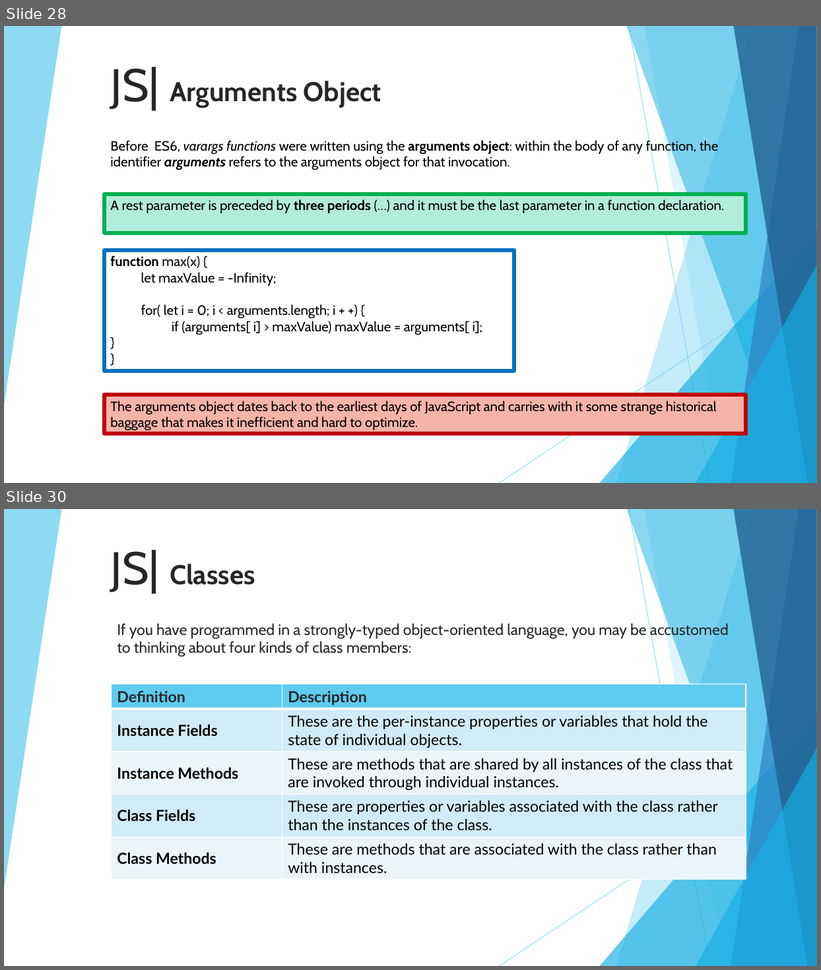
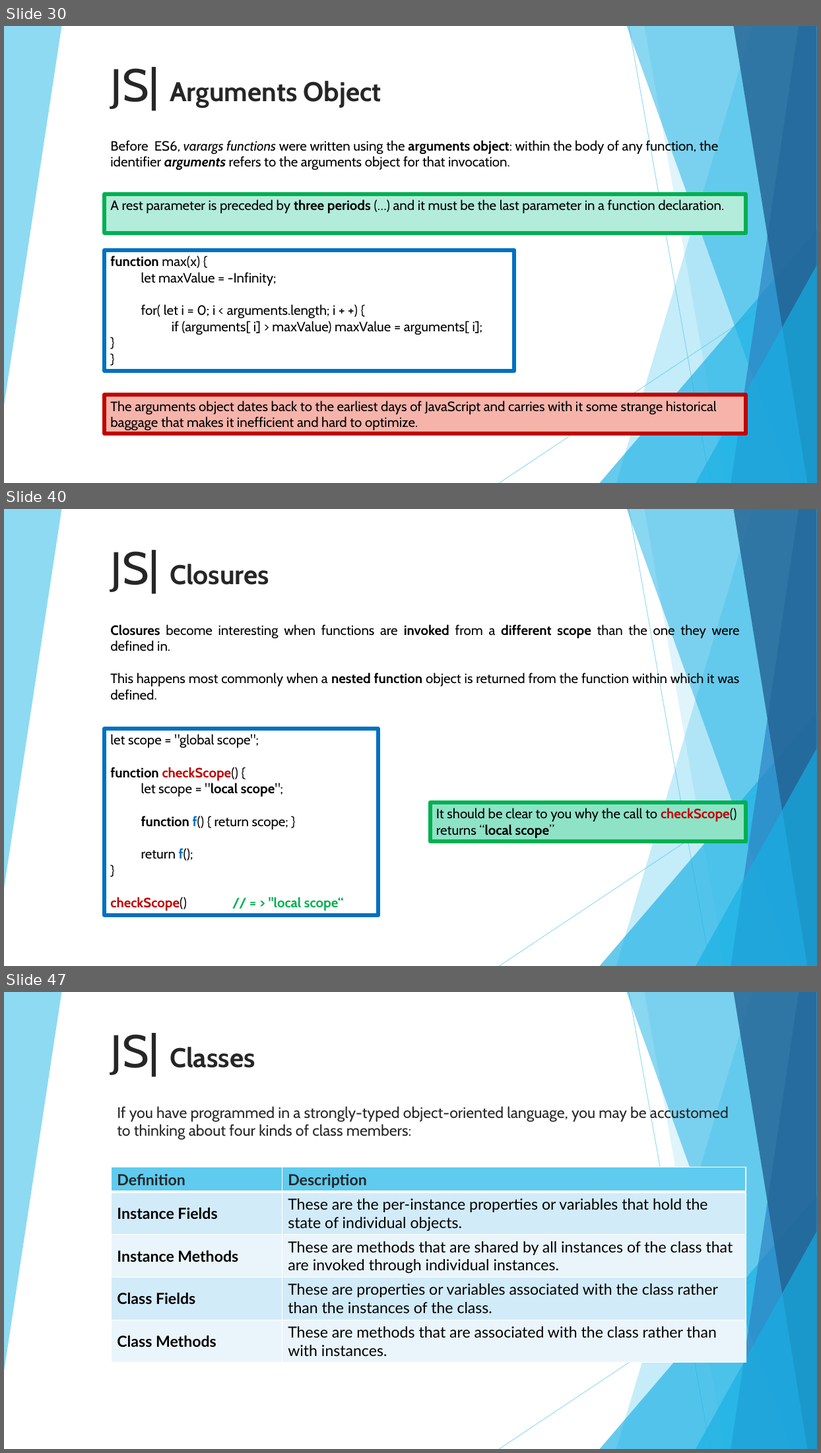
Before and after one commit to 01Primo/slides, a slide deck: 08_Javascript_Classes.pptx. Shown one above the other, each under a label of ours: slides 28 and 30 before the commit, slides 30, 40 and 47 after it; the slides between them are not shown. The pictures are 821x970 and 821x1453 pixels, drawn with LibreOffice and Linux fonts; fonts in the diff are those of the drawing. Boxes give left, top, right and bottom in pixels: in the first picture for what was removed or moved away, otherwise in the second. Text is boxed around its words. In the diff, an @@ line names an element or a change of style, - is before the commit and + after.

Commit message:
Finaly closures done!

```diff
--- a/08_Javascript_Classes.pptx
+++ b/08_Javascript_Classes.pptx
@@ slide 40 added at box(4, 509, 817, 966), background #FFFFFF; not listed: 10 template elements that a slide beside it also shows @@
@@ title added at box(111, 550, 269, 594), 32 pt, text #262626, bold @@
+JS| Closures
@@ text added at box(110, 623, 740, 700), 16 pt, text #000000 @@
+Closures become interesting when functions are invoked from a different scope than the one they were defined in.
+This happens most commonly when a nested function object is returned from the function within which it was defined.
@@ rectangle added at box(104, 729, 378, 916), outline #0070C0 4.5 pt, 16 pt, text #000000 @@
+let scope = "global scope";
+function checkScope() {
+let scope = "local scope";
+function f() { return scope; }
+return f();
+}
+checkScope() // = > "local scope“
@@ rectangle added at box(430, 803, 746, 842), fill #8EE3C7, outline #00B050 4.5 pt, 16 pt, text #000000 @@
+It should be clear to you why the call to checkScope() returns “local scope”
@@ what was slide 28 is now slide 30 @@
@@ what was slide 30 is now slide 47 @@
```
Also in this commit, not shown: 1 slide changed, 17 other slides added, 1 slide removed.
